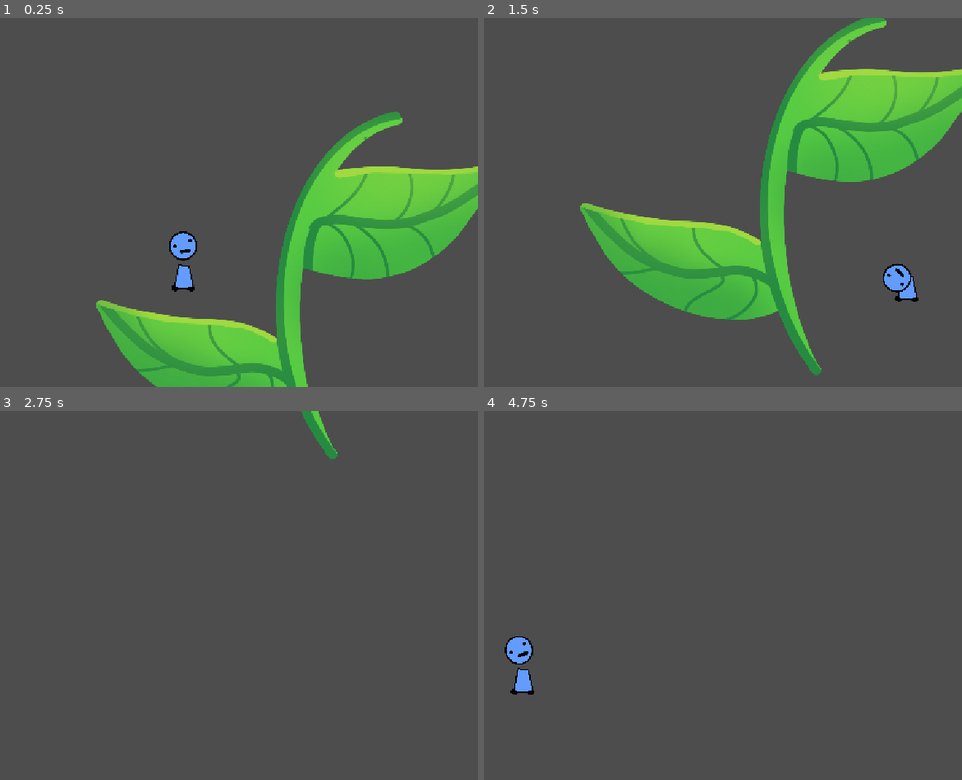
Above: before the commit, frames 1-4 (two rows, left to right).
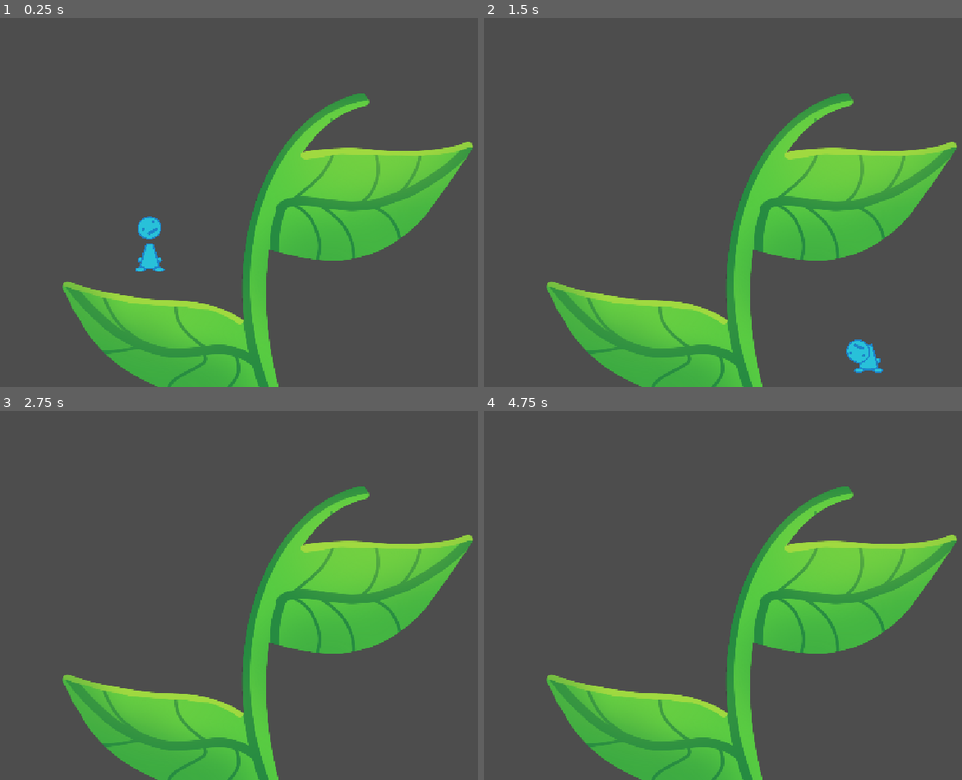
Above: after the commit, the same moments.

Repository: average4136/head-over-heels-game
Game: Godot game, scene res://Scenes/testlvl.tscn
The game is run twice, just before and just after one commit, with the same random seed, the same clock (stepped at 60 frames per second) and the same inputs. This scene is started directly instead of the project's main scene.
Inputs (mouse positions are in pixels of both pictures, inside the frame that each line leads up to):
- Up to frame 1 (0.25 s): no input
- Up to frame 2 (1.5 s): tap Enter (ui_accept) at 0.5 s; move the mouse to (598, 276) at 0.52 s; hold D (move_right) from 0.53 s (still down); click (598, 276) at 0.67 s; tap Space (jump) at 0.77 s; move the mouse to (832, 257) at 1.27 s
- Up to frame 3 (2.75 s): tap Space (jump) at 1.52 s; move the mouse to (outside the picture) at 2.02 s; release D (move_right) at 2.03 s; hold A (move_left) from 2.03 s (still down)
- Up to frame 4 (4.75 s): move the mouse to (665, 595) at 2.77 s; click (665, 595) at 2.92 s; tap Space (jump) at 3.02, 3.77, 4.52 s; move the mouse to (536, 503) at 3.52 s; move the mouse to (780, 577) at 4.27 s; release A (move_left) at 4.28 s; hold D (move_right) from 4.28 s (still down)

The runs differ from the first frame. In frame 1, 20% of the frame differs, in the area x 13-100%, y 20-100%; in frame 2, 35%, in the area x 13-100%, y 0-100%; in frame 3, 21%; in frame 4, 21%.

Commit message:
updated guys asset and collision shape

Diff:
--- a/Scenes/Guy.tscn
+++ b/Scenes/Guy.tscn
@@ -1,15 +1,15 @@
-[gd_scene format=3 uid="uid://cyajayqvahtgv"]
+[gd_scene format=3 uid="uid://bxxdsh4xifwoa"]
 
 [ext_resource type="Script" uid="uid://cyy8av8tue0b" path="res://Scripts/body.gd" id="1_owm7s"]
-[ext_resource type="Texture2D" uid="uid://bipehp1n866uq" path="res://Assets/head.png" id="2_nytcm"]
-[ext_resource type="Texture2D" uid="uid://datq44f17y2pu" path="res://Assets/body.png" id="3_ejsiy"]
+[ext_resource type="Texture2D" uid="uid://chj5bwgb2mlty" path="res://Assets/Hannah's Drawn Assets/new body.png" id="2_dj1yd"]
 [ext_resource type="Script" uid="uid://3fn74cbcjfm7" path="res://Scripts/head.gd" id="3_nytcm"]
+[ext_resource type="Texture2D" uid="uid://cj684jc6nwgpa" path="res://Assets/Hannah's Drawn Assets/new head.png" id="4_an1sd"]
 
 [sub_resource type="PhysicsMaterial" id="PhysicsMaterial_5r6hy"]
 
 [sub_resource type="CapsuleShape2D" id="CapsuleShape2D_bl7gc"]
 radius = 22.0
-height = 48.0
+height = 88.0
 
 [sub_resource type="PhysicsMaterial" id="PhysicsMaterial_bl7gc"]
 
@@ -21,7 +21,7 @@
 [node name="Character physics (node2d)" type="Node2D" parent="." unique_id=1374272924]
 
 [node name="PinJoint2D" type="PinJoint2D" parent="Character physics (node2d)" unique_id=482596865]
-position = Vector2(2, -111)
+position = Vector2(0, -108)
 node_a = NodePath("../Body")
 node_b = NodePath("../Head")
 angular_limit_enabled = true
@@ -36,12 +36,12 @@
 script = ExtResource("1_owm7s")
 
 [node name="Sprite2D" type="Sprite2D" parent="Character physics (node2d)/Body" unique_id=1146294933]
-position = Vector2(5, -54)
-scale = Vector2(0.5, 0.5)
-texture = ExtResource("3_ejsiy")
+position = Vector2(-1, -57.000004)
+scale = Vector2(0.19177796, 0.19177796)
+texture = ExtResource("2_dj1yd")
 
 [node name="CollisionShape2D" type="CollisionShape2D" parent="Character physics (node2d)/Body" unique_id=375401037]
-position = Vector2(0, -31)
+position = Vector2(0, -56)
 shape = SubResource("CapsuleShape2D_bl7gc")
 
 [node name="GroundRay" type="RayCast2D" parent="Character physics (node2d)/Body" unique_id=157841590]
@@ -57,9 +57,9 @@
 script = ExtResource("3_nytcm")
 
 [node name="Sprite2D" type="Sprite2D" parent="Character physics (node2d)/Head" unique_id=152879513]
-position = Vector2(-2, -92)
-scale = Vector2(0.5, 0.5)
-texture = ExtResource("2_nytcm")
+position = Vector2(-6, -98.000015)
+scale = Vector2(0.2085366, 0.20853658)
+texture = ExtResource("4_an1sd")
 
 [node name="CollisionShape2D" type="CollisionShape2D" parent="Character physics (node2d)/Head" unique_id=1748685107]
 position = Vector2(-4, -98)
